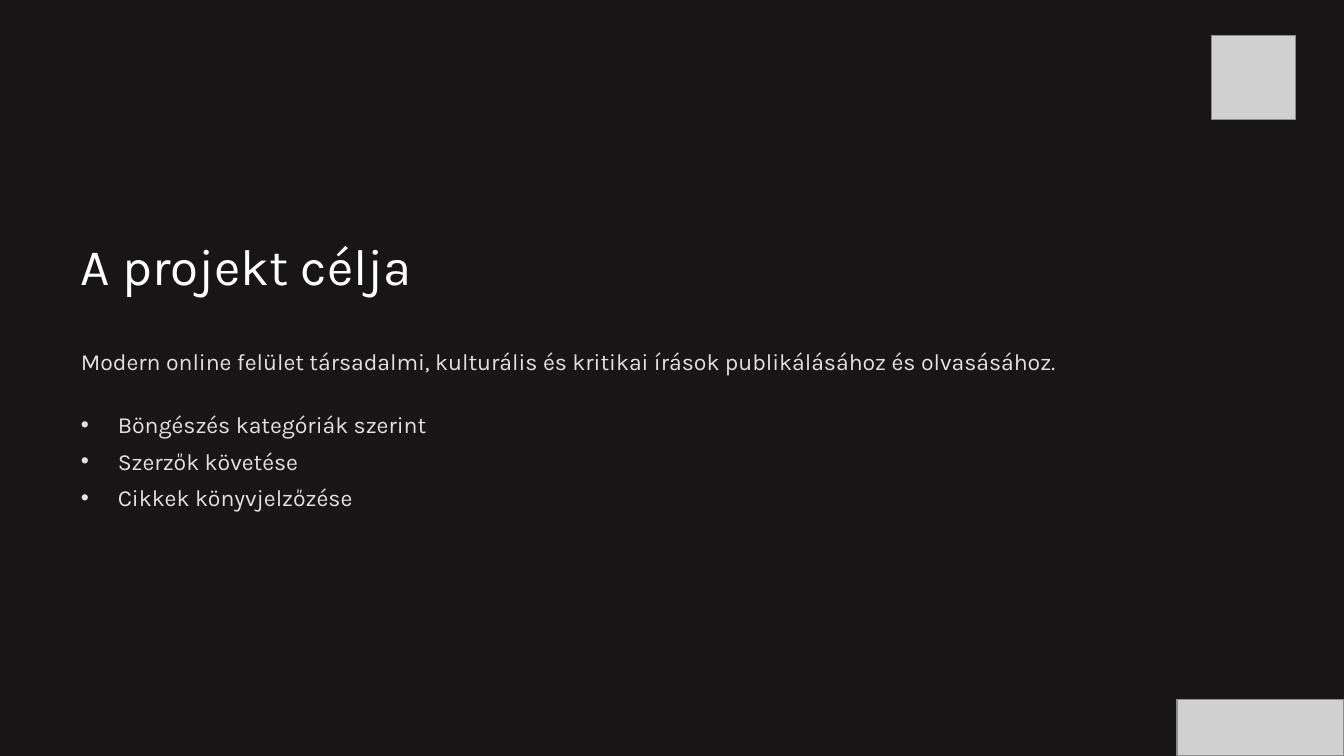
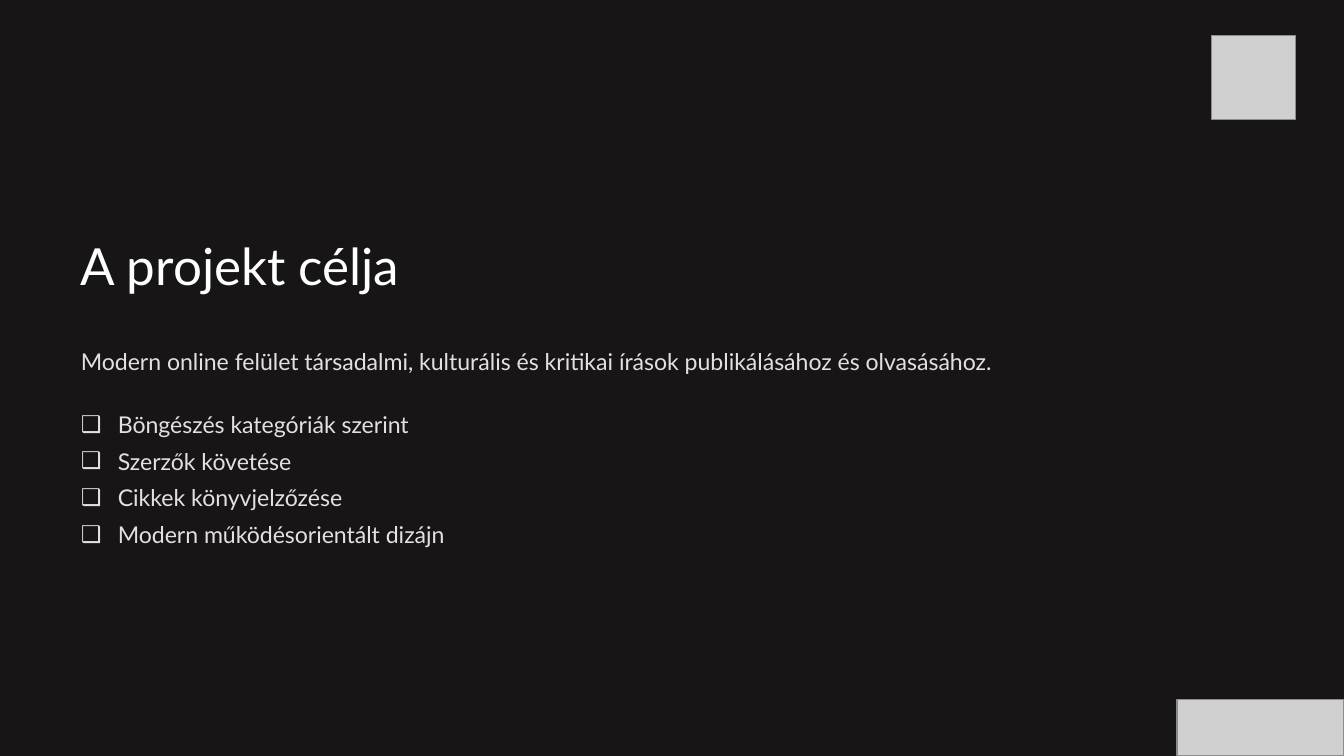
Before and after one commit to pjotr-Blip/Projekt-UjSzem, a slide deck: slide 2 of Uj-Szem.pptx. Drawn at 1344x756 pixels with LibreOffice and Linux fonts; fonts in the diff are those of the drawing; grey boxes stand for pictures; background and template pictures are left out. Boxes give left, top, right and bottom in pixels: in the first picture for what was removed or moved away, otherwise in the second. Text is boxed around its words. In the diff, an @@ line names an element or a change of style, - is before the commit and + after.

```diff
--- a/Uj-Szem.pptx
+++ b/Uj-Szem.pptx
@@ text "A projekt célja" at (81,247,400,294): font Karla to Lato @@
@@ text "Modern online felület társadalmi, kulturális ..." at (81,353,992,374): font Karla to Lato @@
@@ text at (118,416,409,510): font Karla to Lato in "Böngészés kategóriák szerint", "Szerzők követése", "Cikkek könyvjelzőzése"; bullet • to ❑ @@
@@ text at (118,526,445,547): paragraph added @@
+❑ Modern működésorientált dizájn
```
Also in this commit, not shown: 8 other slides changed, 1 slide added, 1 slide removed.
